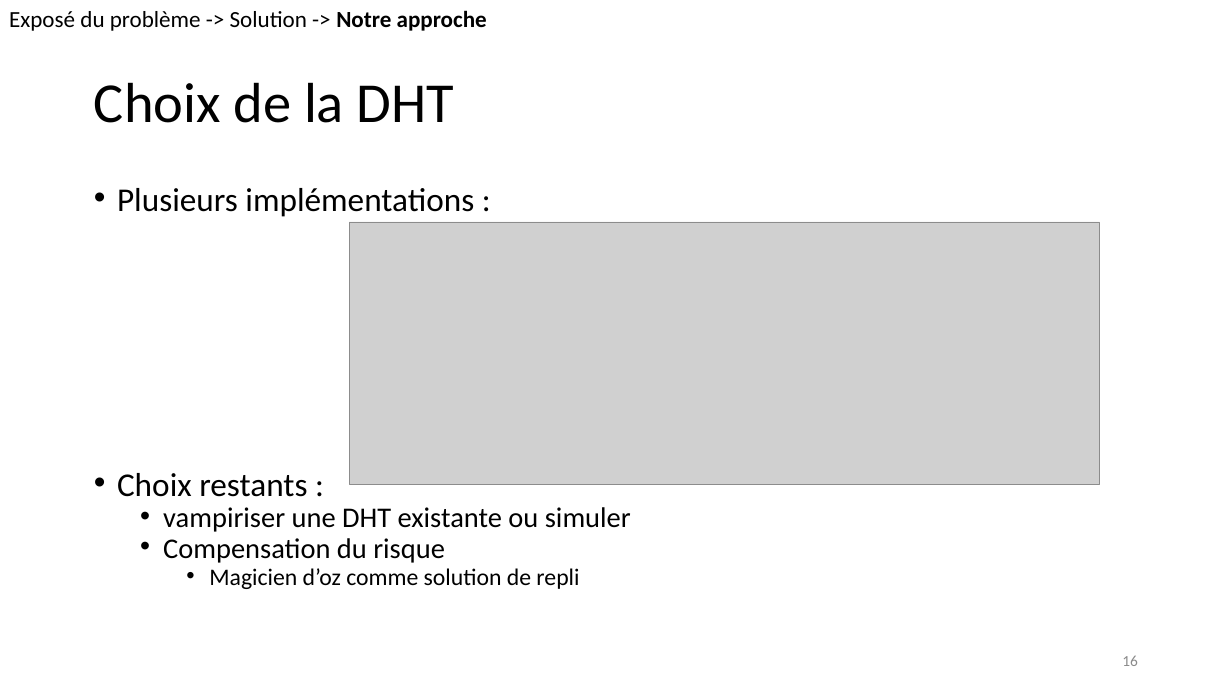
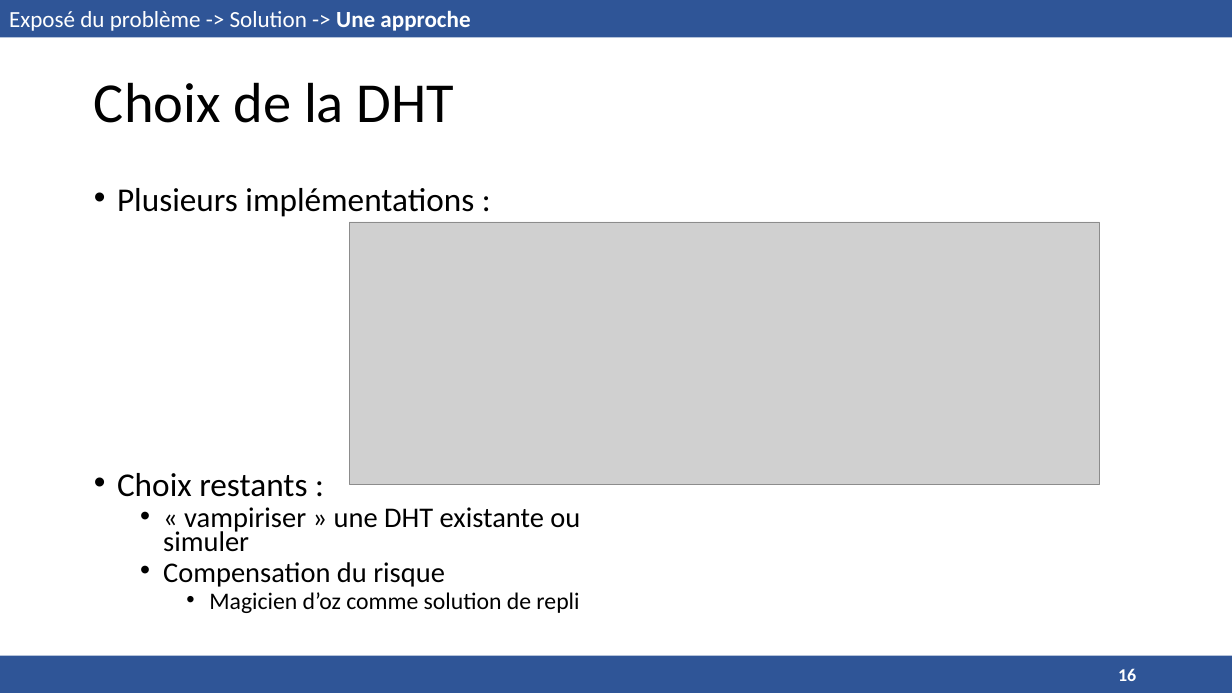
Before and after one commit to ioniATX/DHT_oblivion, a slide deck: slide 16 of présentation.pptx. Drawn at 1232x693 pixels with LibreOffice and Linux fonts; fonts in the diff are those of the drawing; grey boxes stand for pictures. Boxes give left, top, right and bottom in pixels: in the first picture for what was removed or moved away, otherwise in the second. Text is boxed around its words. In the diff, an @@ line names an element or a change of style, - is before the commit and + after.

```diff
--- a/présentation.pptx
+++ b/présentation.pptx
@@ rectangle added at (0, 0, 1232, 37), fill #2F5597 @@
@@ text at (9, 10, 470, 31): text changed; text colour #000000 to #FFFFFF @@
-Exposé du problème -> Solution -> Notre approche
+Exposé du problème -> Solution -> Une approche
@@ text at (163, 507, 580, 552): text changed @@
-  • vampiriser une DHT existante ou simuler
+  • « vampiriser » une DHT existante ou simuler
@@ page number: place and size @@
-page number at (1122, 655, 1138, 666)
+page number at (1118, 668, 1136, 681)
@@ page number at (1118, 668, 1136, 681): size 12 to 14 pt, text colour #8C8C8C to #FFFFFF, bold on; alignment right to left @@
@@ rectangle added at (0, 656, 1232, 693), fill #2F5597 @@
```
Also in this commit, not shown: 17 other slides changed.
